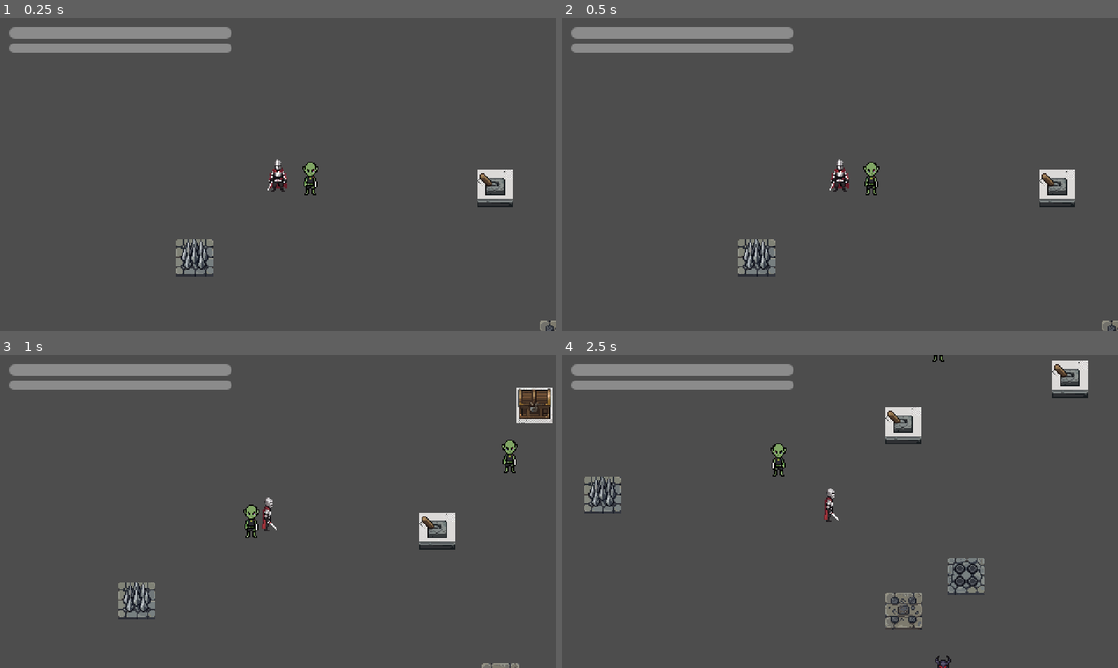
Above: before the commit, frames 1-4 (two rows, left to right).
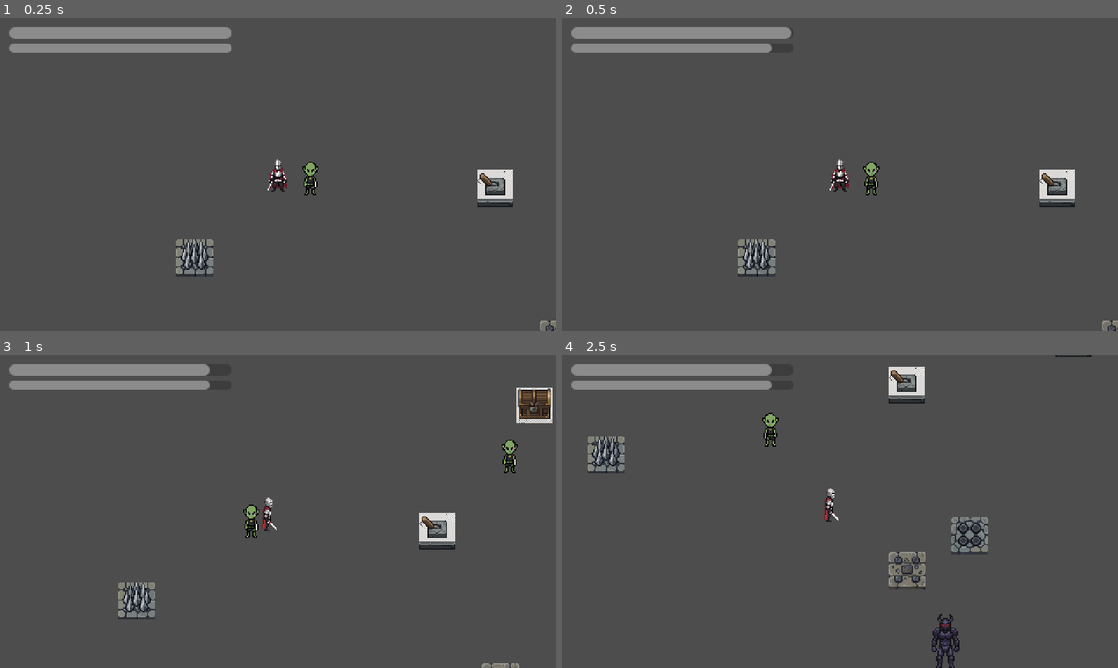
Above: after the commit, the same moments.

Repository: Rainer5259/holy-diver
Game: Godot game, scene res://scenes/levels/main_dungeon.tscn
The game is run twice, just before and just after one commit, with the same random seed, the same clock (stepped at 60 frames per second) and the same inputs.
Inputs:
- Up to frame 1 (0.25 s): no input
- Up to frame 2 (0.5 s): no input
- Up to frame 3 (1 s): hold D (move_right) from 0.53 s (still down); tap J (attack) at 0.6 s
- Up to frame 4 (2.5 s): release D (move_right) at 1.28 s; hold S (move_down) 1.28-2.03 s; tap Space (dodge) at 1.35 s; hold D (move_right) from 2.03 s (still down); tap E (interact) at 2.1 s

Frame 1 is identical in both runs. In frame 2, 0.1% of the frame differs, in the area x 37-42%, y 2-12%; in frame 3, 0.3%; in frame 4, 7.2%, in the area x 4-96%, y 0-100%.
Error before the commit: Parse Error: Identifier "coins" not declared in the current scope. (res://scripts/autoloads/game_manager.gd:21)

Commit message:
fix: declare missing coins and level variables in GameManager

Diff:
--- a/project.godot
+++ b/project.godot
@@ -63,13 +63,13 @@
 attack={
 "deadzone": 0.2,
 "events": [Object(InputEventKey,"resource_local_to_scene":false,"resource_name":"","device":-1,"window_id":0,"alt_press …(192 unchanged characters)…
-, Object(InputEventMouseButton,"resource_local_to_scene":fal …(100 unchanged characters)… sed":false,"meta_pressed":false,"button_index":1,"double_click":false,"pressed":false,"pressure":0.0,"script":null)
+, Object(InputEventMouseButton,"resource_local_to_scene":fal …(100 unchanged characters)… sed":false,"meta_pressed":false,"button_mask":0,"position":Vector2(0, 0),"global_position":Vector2(0, 0),"factor":1.0,"button_index":1,"canceled":false,"pressed":false,"double_click":false,"script":null)
 ]
 }
 shoot={
 "deadzone": 0.2,
 "events": [Object(InputEventKey,"resource_local_to_scene":false,"resource_name":"","device":-1,"window_id":0,"alt_press …(192 unchanged characters)…
-, Object(InputEventMouseButton,"resource_local_to_scene":fal …(100 unchanged characters)… sed":false,"meta_pressed":false,"button_index":2,"double_click":false,"pressed":false,"pressure":0.0,"script":null)
+, Object(InputEventMouseButton,"resource_local_to_scene":fal …(100 unchanged characters)… sed":false,"meta_pressed":false,"button_mask":0,"position":Vector2(0, 0),"global_position":Vector2(0, 0),"factor":1.0,"button_index":2,"canceled":false,"pressed":false,"double_click":false,"script":null)
 ]
 }
 dodge={
--- a/scripts/autoloads/game_manager.gd
+++ b/scripts/autoloads/game_manager.gd
@@ -8,6 +8,10 @@
 
 var max_stamina: float = 100.0
 var current_stamina: float = 100.0
+
+# ── Progression ──────────────────────────────────────────────────────────────
+var coins: int = 0
+var level: int = 1
 
 # ── Persistence ──────────────────────────────────────────────────────────────
 const SAVE_PATH = "user://savegame.cfg"
Not shown, added: scripts/autoloads/game_manager.gd.uid
Not shown, added: scripts/interactables/bonfire.gd.uid
Not shown, added: scripts/interactables/crate.gd.uid
Not shown, added: scripts/player/arrow.gd.uid
Not shown, added: scripts/ui/stamina_bar.gd.uid
Not shown, changed: GEMINI.md
